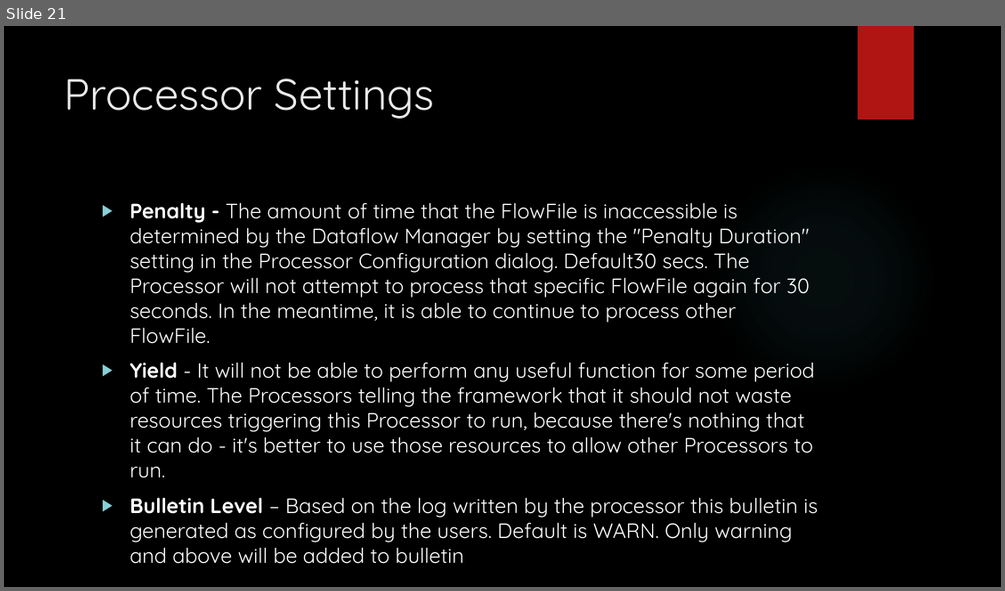
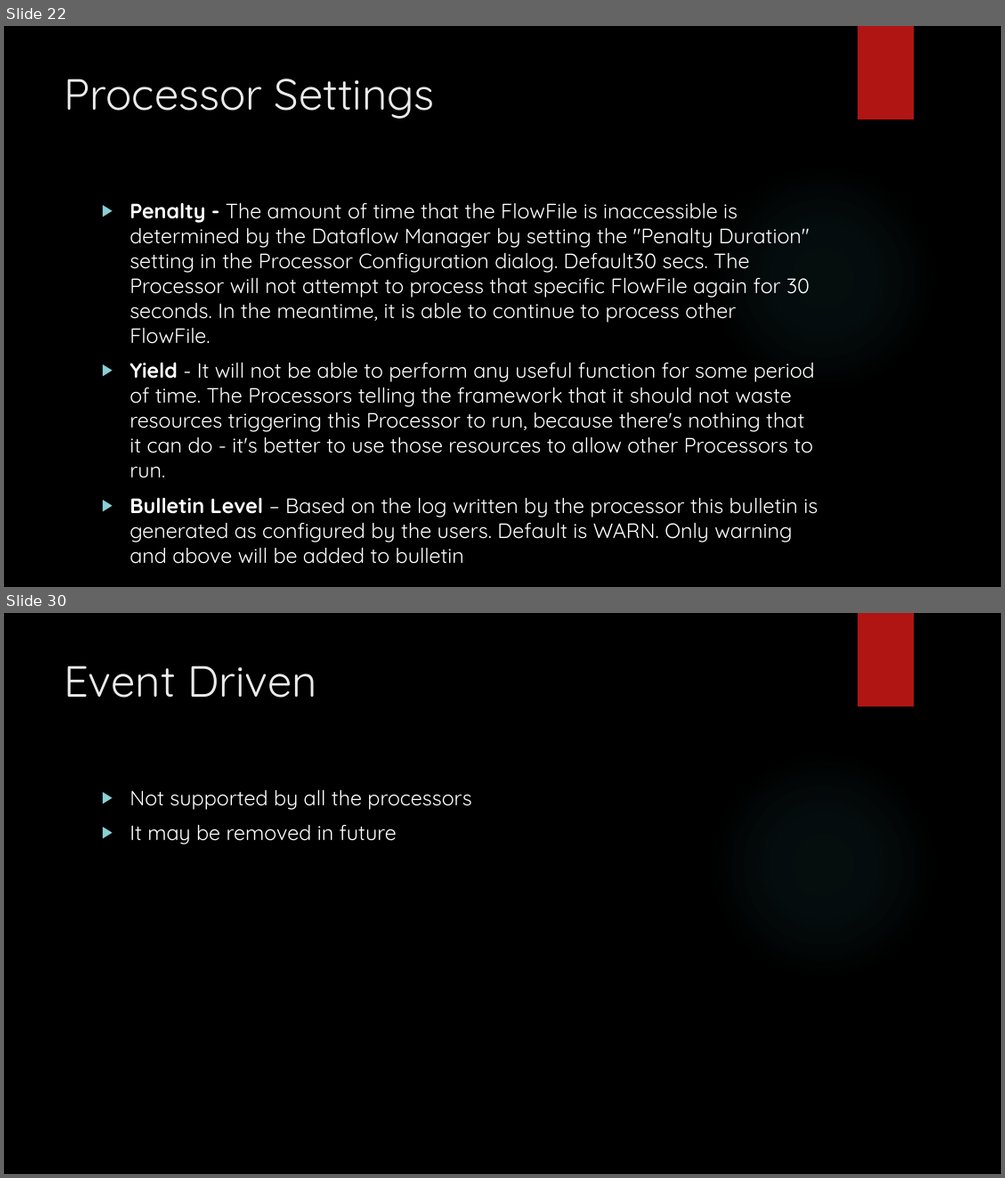
Before and after one commit to karthick1808/apachenifi, a slide deck: Apache Nifi.pptx. Shown one above the other, each under a label of ours: slide 21 before the commit, slides 22 and 30 after it; the slides between them are not shown. The pictures are 1005x591 and 1005x1178 pixels, drawn with LibreOffice and Linux fonts; fonts in the diff are those of the drawing; background and template pictures are left out. Boxes give left, top, right and bottom in pixels: in the first picture for what was removed or moved away, otherwise in the second. Text is boxed around its words. In the diff, an @@ line names an element or a change of style, - is before the commit and + after.

```diff
--- a/Apache Nifi.pptx
+++ b/Apache Nifi.pptx
@@ slide 30 added at (x1=4, y1=613, x2=1001, y2=1174), background picture (left out); not listed: 2 template elements that a slide beside it also shows @@
@@ title added at (x1=65, y1=666, x2=317, y2=698), 42 pt, text #EBEBEB @@
+Event Driven
@@ text added at (x1=129, y1=789, x2=471, y2=844), 20 pt, text #FFFFFF @@
+▶ Not supported by all the processors
+▶ It may be removed in future
@@ what was slide 21 is now slide 22 @@
```
Also in this commit, not shown: 1 slide changed, 10 other slides added.
